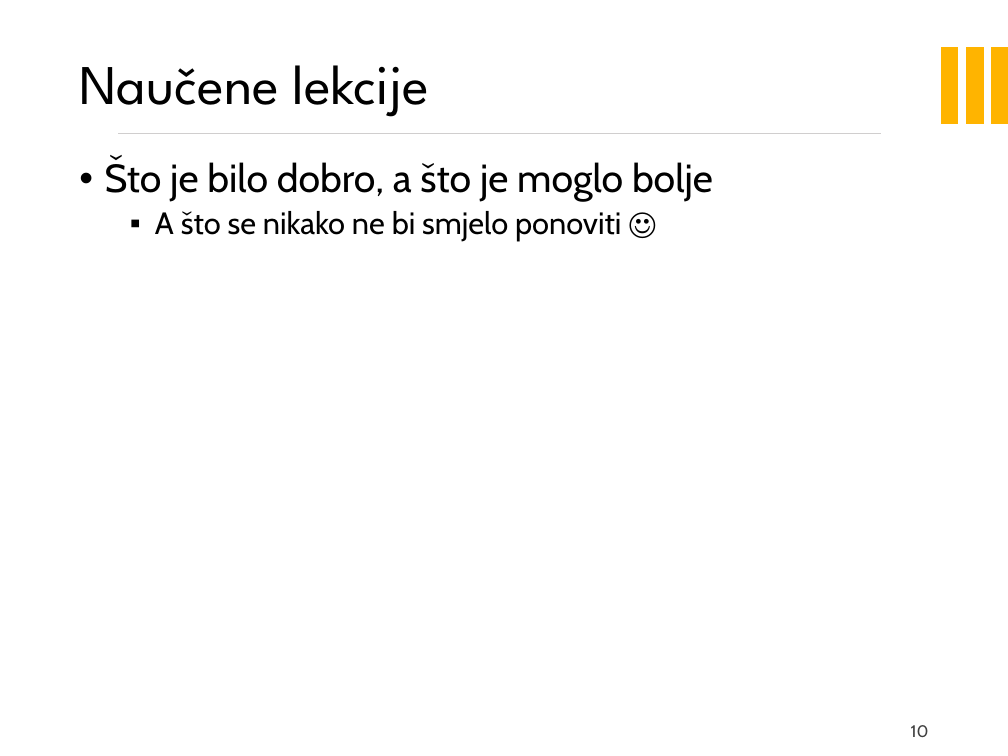
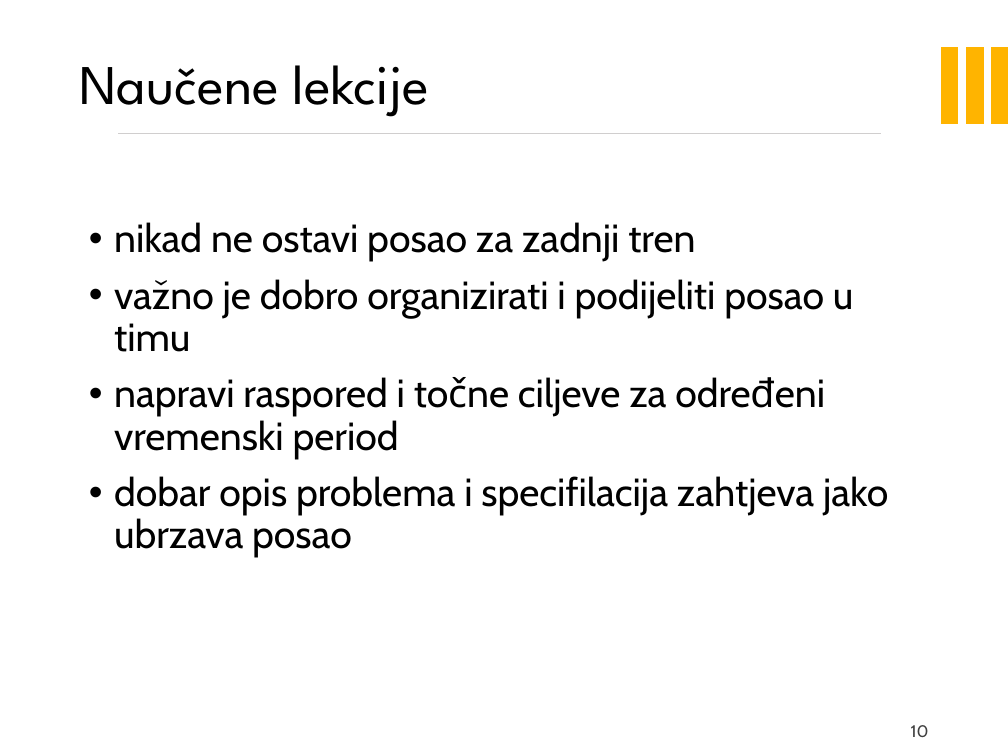
Before and after one commit to marioolcar/LETECI_MEDVJEDICI, a slide deck: slide 10 of PrezentacijaProjekata_LeteciMedvjedici_SpotiPicker.pptx. Drawn at 1008x756 pixels with LibreOffice and Linux fonts; fonts in the diff are those of the drawing; background and template pictures are left out. Boxes give left, top, right and bottom in pixels: in the first picture for what was removed or moved away, otherwise in the second. Text is boxed around its words. In the diff, an @@ line names an element or a change of style, - is before the commit and + after.

```diff
--- a/PrezentacijaProjekata_LeteciMedvjedici_SpotiPicker.pptx
+++ b/PrezentacijaProjekata_LeteciMedvjedici_SpotiPicker.pptx
@@ text at box(114, 222, 888, 558): text changed @@
-• Što je bilo dobro, a što je moglo bolje
-  ▪ A što se nikako ne bi smjelo ponoviti ☺
+• nikad ne ostavi posao za zadnji tren
+• važno je dobro organizirati i podijeliti posao u timu
+• napravi raspored i točne ciljeve za određeni vremenski period
+• dobar opis problema i specifilacija zahtjeva jako ubrzava posao
```
Also in this commit, not shown: 5 other slides changed, 4 slides added, 4 slides removed.
